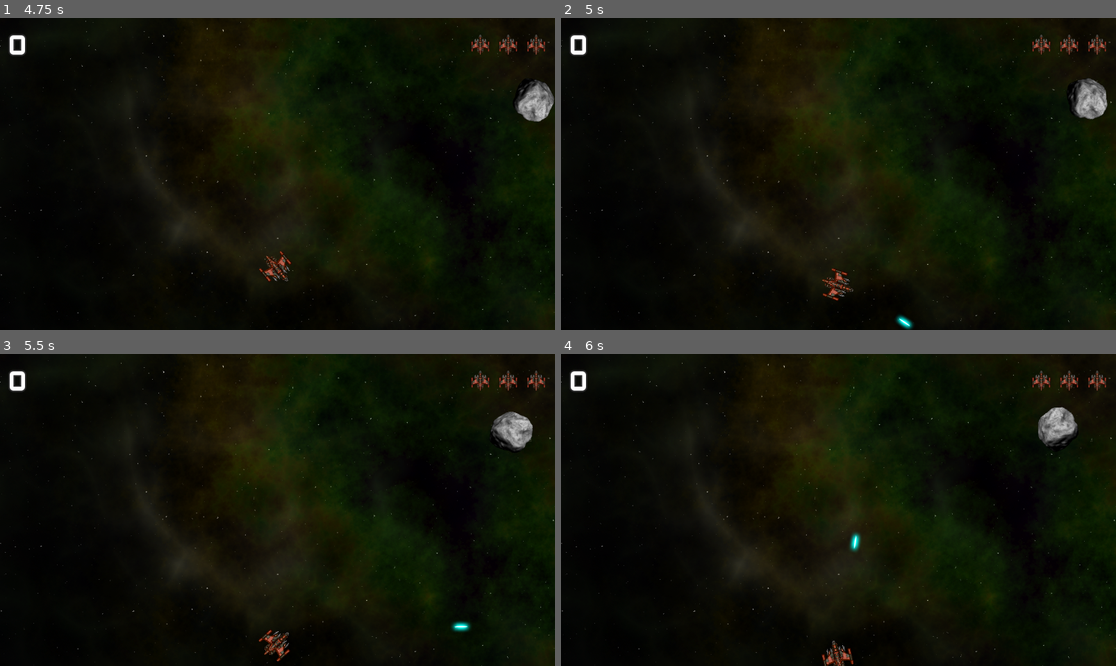
Above: before the commit, frames 1-4 (two rows, left to right).
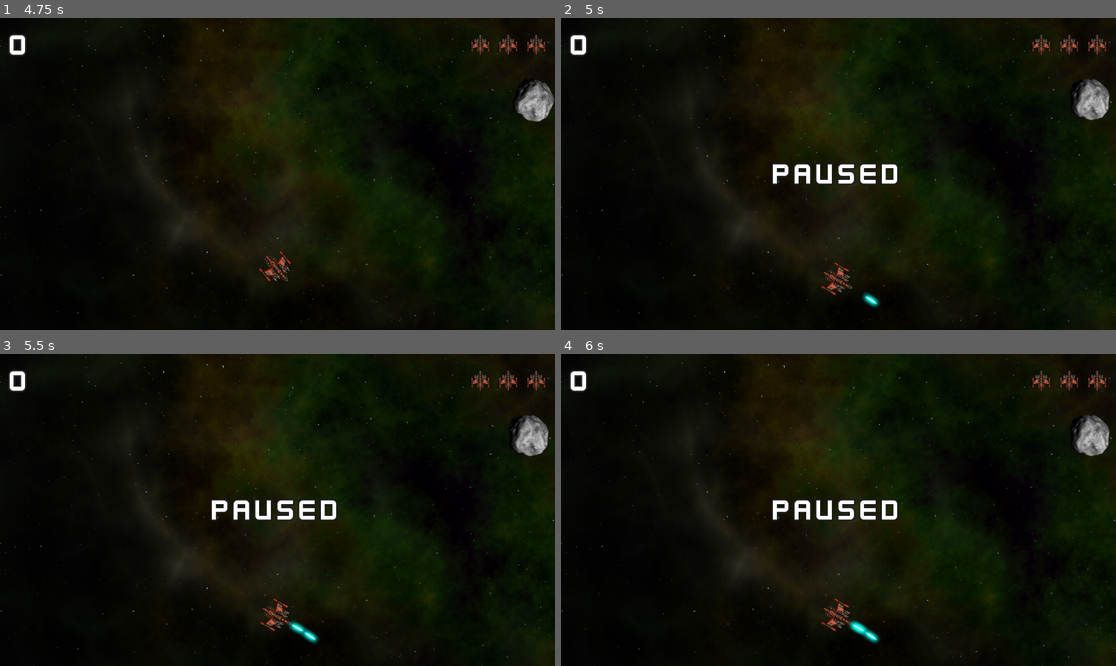
Above: after the commit, the same moments.

Repository: Nordtwig/rockin-roids
Game: Godot game, scene res://main/main.tscn
Same seed, same stepped clock (60 frames per second), same inputs: the game is played once before the commit and once after it.
Inputs (mouse positions are in pixels of both pictures, inside the frame that each line leads up to):
- Up to frame 1 (4.75 s): click (277, 214) at 0.5 s; tap Enter at 1.25 s; hold D (rotate_right) 1.28-2.03 s; hold Space (shoot) 1.28-2.03 s; hold A (rotate_left) 2.03-2.78 s; tap Space (shoot) at 2.1, 3.6 s; hold D (rotate_right) 2.78-3.53 s; hold Space (shoot) 2.78-3.53 s; hold W (thrust) 3.53-4.28 s; hold A (rotate_left) from 4.28 s (still down); hold Space (shoot) from 4.28 s (still down)
- Up to frame 2 (5 s): keep holding A (rotate_left); keep holding Space (shoot); tap P (pause, bound only after the commit) at 4.9 s
- Up to frame 3 (5.5 s): keep holding A (rotate_left); release Space (shoot) at 5.03 s; tap Space (shoot) at 5.1 s
- Up to frame 4 (6 s): keep holding A (rotate_left); hold Space (shoot) from 5.78 s (still down)

Frame 1 is identical in both runs. In frame 2, 1.8% of the frame differs, in the area x 37-99%, y 19-100%; in frame 3, 2.7%; in frame 4, 3.0%, in the area x 37-99%, y 16-100%.

Commit message:
add pause mode

Diff:
--- a/main/main.gd
+++ b/main/main.gd
@@ -23,6 +23,20 @@
         return
     if get_tree().get_nodes_in_group("rocks").size() == 0:
         new_level()
+
+
+func _input(event: InputEvent) -> void:
+    if event.is_action_pressed("pause"):
+        if not playing:
+            return
+        get_tree().paused = not get_tree().paused
+        var message = $HUD/VBoxContainer/MessageLabel
+        if get_tree().paused:
+            message.text = "Paused"
+            message.show()
+        else:
+            message.text = ""
+            message.hide()
 
 
 func spawn_rock(size: float, position = null, velocity = null) -> void:
--- a/main/main.tscn
+++ b/main/main.tscn
@@ -13,6 +13,7 @@
 point_count = 5
 
 [node name="Main" type="Node"]
+process_mode = 3
 script = ExtResource("1_8ukpm")
 rock_scene = ExtResource("2_ntobk")
 
--- a/project.godot
+++ b/project.godot
@@ -54,6 +54,11 @@
 "events": [Object(InputEventKey,"resource_local_to_scene":false,"resource_name":"","device":-1,"window_id":0,"alt_pressed":false,"shift_pressed":false,"ctrl_pressed":false,"meta_pressed":false,"pressed":false,"keycode":0,"physical_keycode":82,"key_label":0,"unicode":114,"echo":false,"script":null)
 ]
 }
+pause={
+"deadzone": 0.5,
+"events": [Object(InputEventKey,"resource_local_to_scene":false,"resource_name":"","device":-1,"window_id":0,"alt_pressed":false,"shift_pressed":false,"ctrl_pressed":false,"meta_pressed":false,"pressed":false,"keycode":0,"physical_keycode":80,"key_label":0,"unicode":112,"echo":false,"script":null)
+]
+}
 
 [physics]
 
